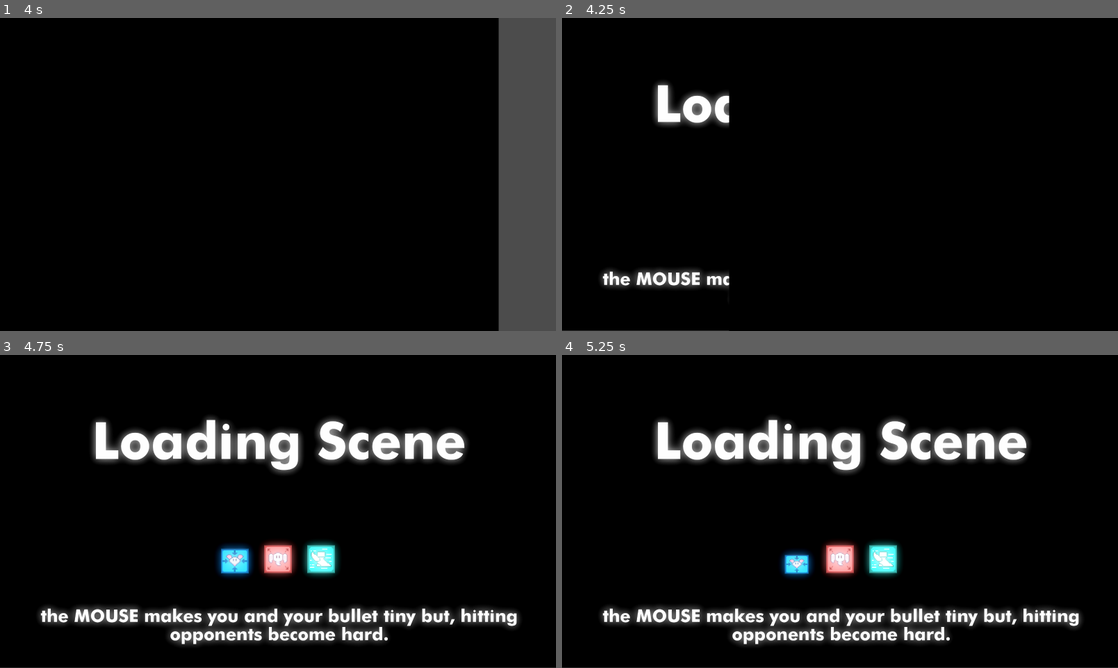
Above: before the commit, frames 1-4 (two rows, left to right).
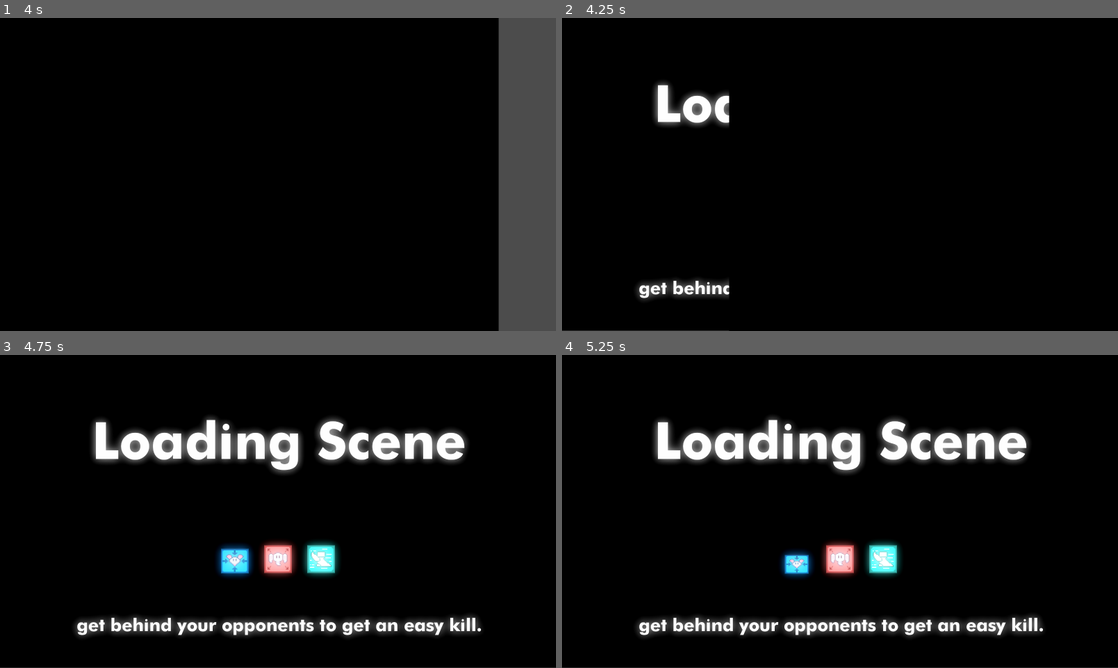
Above: after the commit, the same moments.

Repository: Nataho/_GDTankTrouble
Game: Godot game, scene res://Scenes/main.tscn
The game is run twice, just before and just after one commit, with the same random seed, the same clock (stepped at 60 frames per second) and the same inputs.
Inputs (mouse positions are in pixels of both pictures, inside the frame that each line leads up to):
- Up to frame 1 (4 s): click "PLAY!" at 0.5 s; click (278, 55) at 1.27 s; type "12" at 1.35 s; click (150, 140) at 1.5 s; type "Alex" at 1.58 s; click (233, 140) at 1.73 s; type "Alex" at 1.82 s; click (322, 140) at 2.02 s; type "Alex" at 2.1 s; click (405, 140) at 2.25 s; type "Alex" at 2.33 s; click (150, 212) at 2.48 s; type "Alex" at 2.57 s; click (233, 212) at 2.77 s; type "Alex" at 2.85 s; click (322, 212) at 3 s; type "Alex" at 3.08 s; click (405, 212) at 3.23 s; type "Alex" at 3.32 s; click "START GAME" at 3.5 s
- Up to frame 2 (4.25 s): no input
- Up to frame 3 (4.75 s): tap Enter (ui_accept) at 4.25, 4.52 s; move the mouse to (400, 495) at 4.27 s; hold D (rotate right) from 4.28 s (still down); tap U (RemoteMissile) at 4.35 s
- Up to frame 4 (5.25 s): keep holding D (rotate right); move the mouse to (728, 527) at 5.02 s; tap Space (shoot) at 5.1 s

Frame 1 is identical in both runs. In frame 2, 1.6% of the frame differs, in the area x 6-31%, y 80-91%; in frame 3, 6.9%, in the area x 6-94%, y 80-93%; in frame 4, 6.9%.

Commit message:
0.0.16od
loading screen text update

Diff:
--- a/Scripts/MainScenes/loading_screen.gd
+++ b/Scripts/MainScenes/loading_screen.gd
@@ -26,7 +26,8 @@
 	"offense is the best defense, shoot the incoming bullets to deflect or destroy them.",
 	"any suggestions? put it on the suggestion paper!!",
 	"Certain maps feature strategic openings in the walls. Use these small gaps to aim and take out your opponents.",
-
+	"Something exciting is coming your way—stay tuned tomorrow to uncover the mystery!", #founders
+	"50 PESO REWARD!: FIND A WAY TO RECREATE THE SCALING BUG!"
 ]
 
 var maps = {
